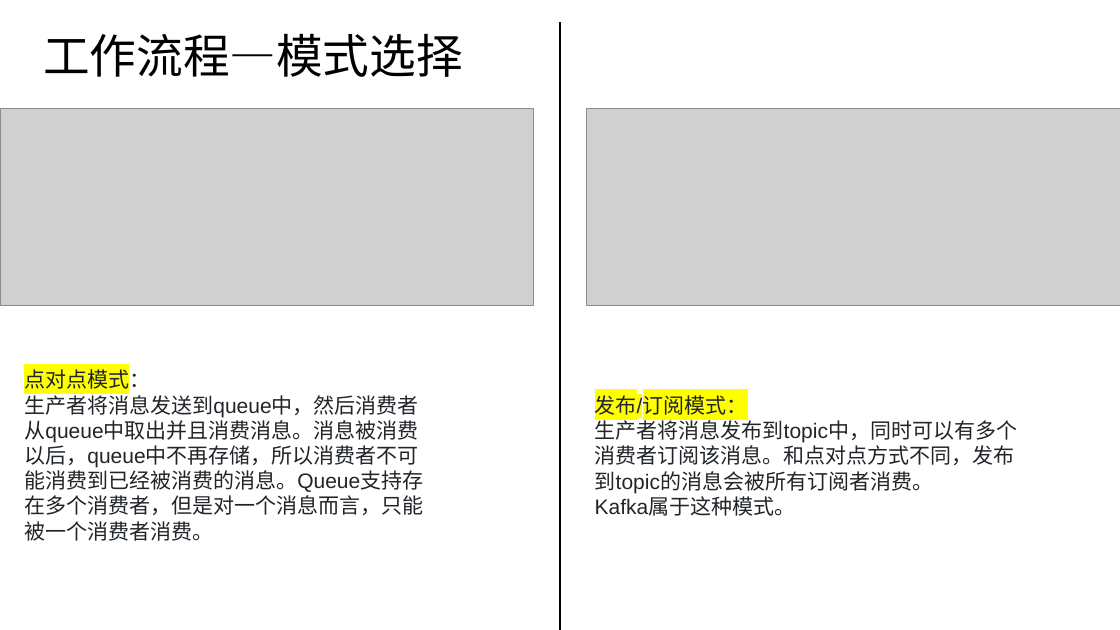
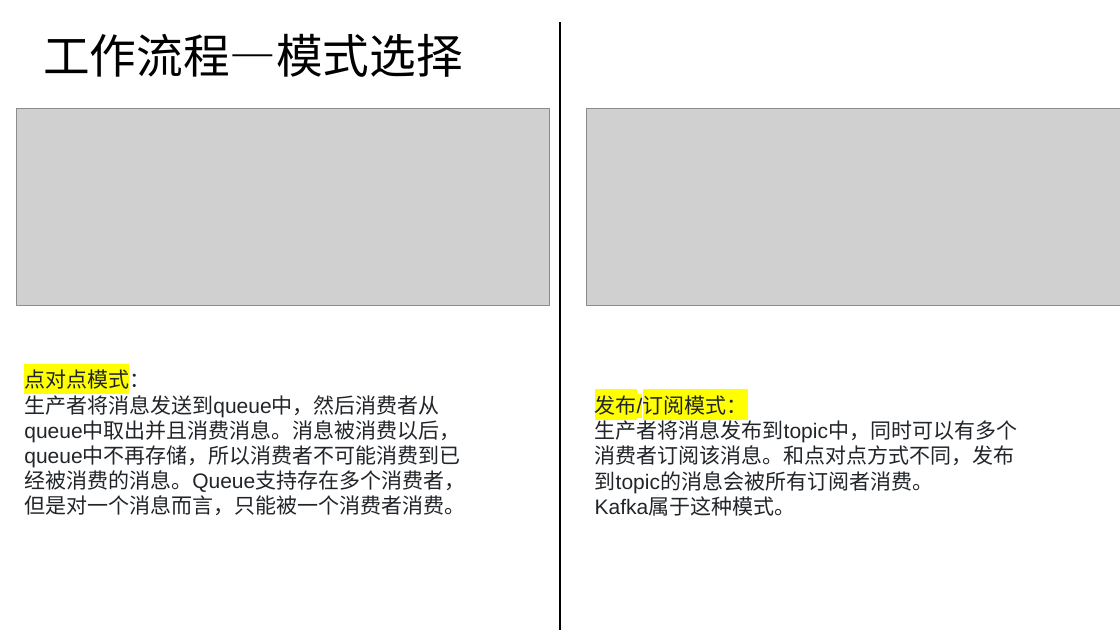
Before and after one commit to Choubeihai/algorithm, a slide deck: slide 4 of go-micro和kafka.pptx. Drawn at 1120x630 pixels with LibreOffice and Linux fonts; fonts in the diff are those of the drawing; grey boxes stand for pictures. Boxes give left, top, right and bottom in pixels: in the first picture for what was removed or moved away, otherwise in the second. Text is boxed around its words. In the diff, an @@ line names an element or a change of style, - is before the commit and + after.

```diff
--- a/go-micro和kafka.pptx
+++ b/go-micro和kafka.pptx
@@ picture: place and size @@
-picture at [0,108,534,305]
+picture at [16,108,549,305]
@@ text "点对点模式：" rewrapped from [24,367,423,541] to [24,367,465,515] @@
```
Also in this commit, not shown: 4 other files.
